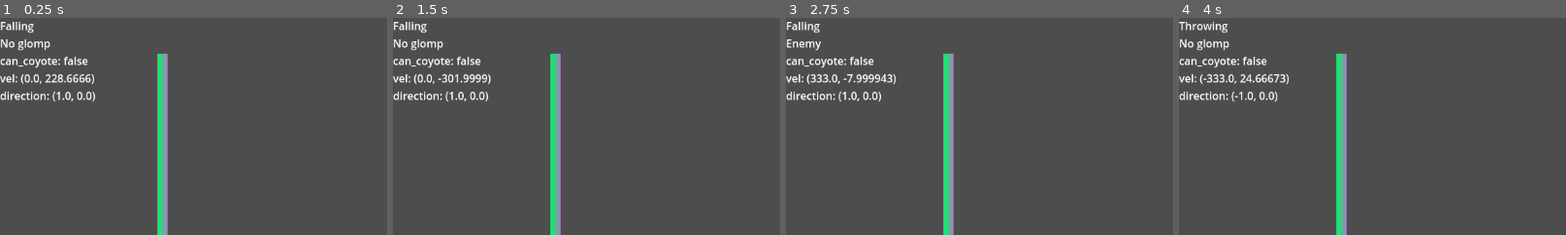
Above: before the commit, frames 1-4 (left to right).
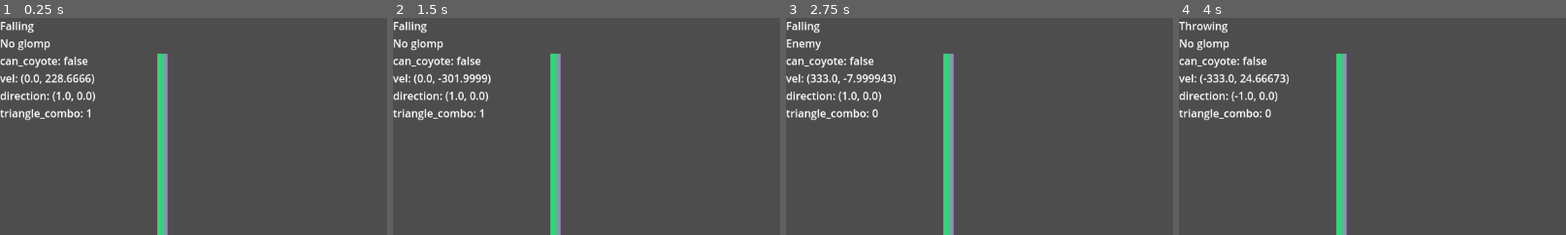
Above: after the commit, the same moments.

Repository: b3e3e3/ultimate-glomp
Game: Godot game, scene res://sandbox.tscn
Two runs of this game, one before a commit and one after it. Both use one fixed random seed, a clock stepped at 60 frames per second and the inputs below.
Inputs (mouse positions are % of the whole screen's width and height, from its top left):
- Up to frame 1 (0.25 s): no input
- Up to frame 2 (1.5 s): tap Enter at 0.5 s; move the mouse to (72, 45) at 0.52 s; hold D (move_right) 0.53-1.28 s; click (72, 45) at 0.6 s; tap Space (jump) at 0.77, 0.8, 1.07, 1.35 s; move the mouse to (30, 55) at 1.27 s; hold S (move_down) from 1.28 s (still down)
- Up to frame 3 (2.75 s): tap Space (jump) at 1.52, 1.82, 2.3 s; click (30, 55) at 1.55 s; move the mouse to (60, 28) at 2.02 s; release S (move_down) at 2.03 s; hold D (move_right) from 2.03 s (still down); click (60, 28) at 2.1 s
- Up to frame 4 (4 s): move the mouse to (45, 70) at 2.77 s; release D (move_right) at 2.78 s; hold W (move_up) 2.78-3.53 s; tap Enter at 2.85 s; tap Space (jump) at 3.02, 3.32, 3.77, 3.8 s; click (45, 70) at 3.05 s; move the mouse to (80, 65) at 3.52 s; hold A (move_left) from 3.53 s (still down); tap Keypad Enter at 3.6 s
The pictures show only the part of the screen within x 0-50%, y 0-50%; the shares and areas given below are measured in that part.

The runs differ from the first frame. In frame 1, 0.5% of the frame differs, in the area x 0-24%, y 41-48%; in frame 2, 0.5%; in frame 3, 0.5%; in frame 4, 0.5%.

Commit message:
triangle jump counter

Diff:
--- a/character/player/state/_player_state.gd
+++ b/character/player/state/_player_state.gd
@@ -20,6 +20,7 @@
 	l.text += '\n' + 'can_coyote: ' + str($"../Falling".can_coyote)
 	l.text += '\n' + 'vel: ' + str(player.velocity)
 	l.text += '\n' + 'direction: ' + str(character.direction)
+	l.text += '\n' + 'triangle_combo: ' + str($"../Idle"._triangle_combo)
 
 	super.on_update(_delta)
 
--- a/character/player/state/climbing.gd
+++ b/character/player/state/climbing.gd
@@ -11,6 +11,9 @@
 func on_enter(_previous_state: State, _data := {}) -> void:
 	character.gravity_enabled = false
 	character.velocity = Vector2.ZERO
+
+	$"../Idle"._triangle_combo = 0 # TEMP: this is jank as fuck
+
 	# character.collision_shape.disabled = true
 # 	_old_jump_force = data.get(&'jump_force') if data.has(&'jump_force') else player.JUMP_VELOCITY
 
@@ -34,6 +37,7 @@
 			# &'air_accel_speed': character.get_accel_speed(),
 			&'air_decel_speed': 120.0,
 			&'jumps': 1,
+			&"triangle_combo": 0
 			# &'coyote_time': 0.7,
 		})
 
--- a/character/player/state/falling.gd
+++ b/character/player/state/falling.gd
@@ -57,7 +57,7 @@
 
 	if check_for_landing():
 		goto(idle_state)
-	elif check_for_attacking():
+	elif check_for_attacking() and not check_for_glomping():
 		goto(attacking_state)
 	elif check_for_climbing():
 		goto(climbing_state)
--- a/character/player/state/idle.gd
+++ b/character/player/state/idle.gd
@@ -6,9 +6,28 @@
 @onready var glomping_state: State = $"../Glomping"
 @onready var attacking_state: State = $"../Attacking"
 
-func on_enter(_previous_state: State, _data := {}) -> void:
+@export var triangle_jump_time: float = 0.1
+@export var triangle_jump_limit: int = 3
+var _triangle_combo: int = 0
+
+func on_enter(_previous_state: State, data := {}) -> void:
 	player.gravity_enabled = true
 	player.move_enabled = true
+
+	_triangle_combo = data.get(&"triangle_combo", _triangle_combo)
+	if _triangle_combo < triangle_jump_limit:
+		_triangle_combo += 1
+	else:
+		_triangle_combo = 0
+
+	data.set(&"triangle_combo", _triangle_combo)
+
+	get_tree().create_timer(triangle_jump_time).timeout.connect(func():
+		if get_parent().state == falling_state: return
+		if get_parent().state == jumping_state: return
+		_triangle_combo = 0
+		data.erase(&"triangle_combo")
+	, CONNECT_ONE_SHOT)
 
 func on_physics_update(_delta: float) -> void:
 	if check_for_moving_horizontal():
@@ -20,6 +39,15 @@
 	elif check_for_glomping():
 		goto(glomping_state)
 	elif check_for_jumping():
-		goto(jumping_state)
+		var data := {}
+
+		if _triangle_combo:
+			data.set(&'triangle_combo', _triangle_combo)
+
+		goto(jumping_state, data)
 
 	super.on_physics_update(_delta)
+
+
+func _on_player_glomped(_body: PhysicsBody2D) -> void:
+	_triangle_combo = 0
--- a/player.tscn
+++ b/player.tscn
@@ -95,4 +95,5 @@
 [node name="Attacking" type="Node" parent="StateMachine"]
 script = ExtResource("12_ivps1")
 
+[connection signal="glomped" from="." to="StateMachine/Idle" method="_on_player_glomped"]
 [connection signal="body_entered" from="GlompArea" to="." method="_on_glomp_area_body_entered"]
